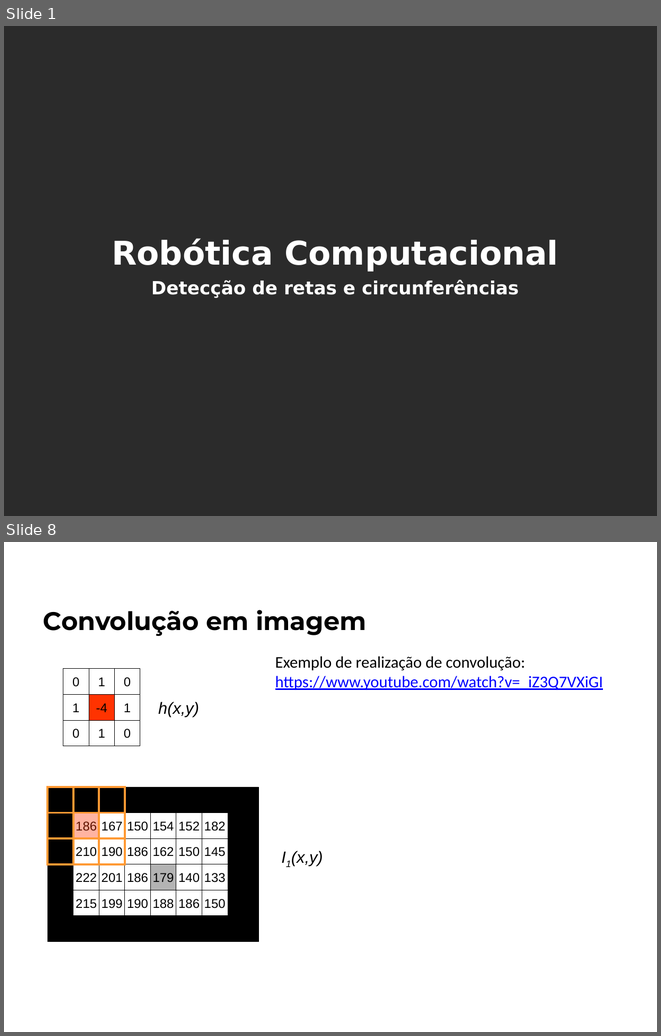
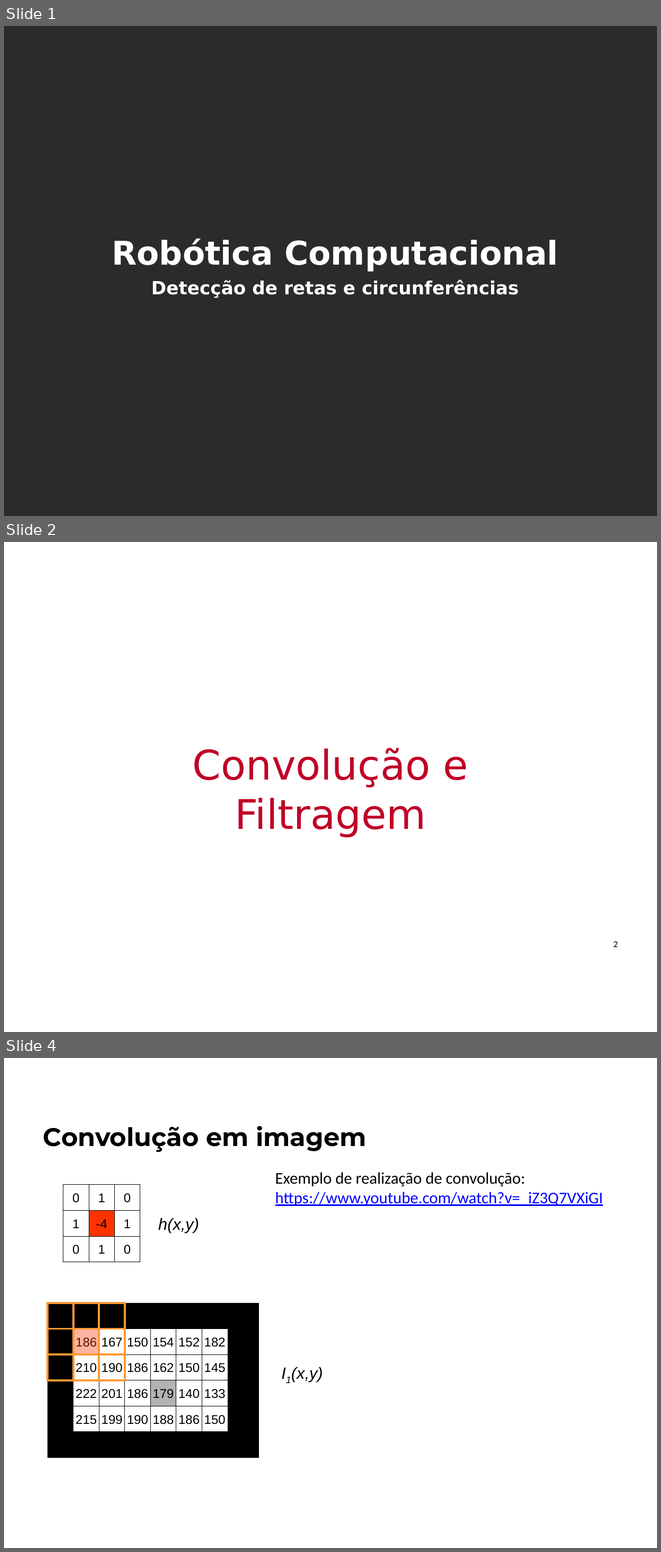
Before and after one commit to Insper/robotica-computacional, a slide deck: docs/modulos/03-visao/slides-1.pptx. Shown one above the other, each under a label of ours: slides 1 and 8 before the commit, slides 1, 2 and 4 after it; the slides between them are not shown. The pictures are 661x1036 and 661x1552 pixels, drawn with LibreOffice and Linux fonts; fonts in the diff are those of the drawing; background and template pictures are left out; a plain dark background stands for a picture behind light text. Boxes give left, top, right and bottom in pixels: in the first picture for what was removed or moved away, otherwise in the second. Text is boxed around its words. In the diff, an @@ line names an element or a change of style, - is before the commit and + after.

```diff
--- a/docs/modulos/03-visao/slides-1.pptx
+++ b/docs/modulos/03-visao/slides-1.pptx
@@ slide 2 added at <box>4,542,657,1032</box>, background picture (left out) @@
@@ title added at <box>192,748,468,837</box>, 45 pt, text #C00026 @@
+Convolução e Filtragem
@@ page number added at <box>614,941,618,947</box>, 10 pt, text #000000 @@
+2
@@ what was slide 8 is now slide 4 @@
```
Also in this commit, not shown: 1 slide changed, 3 other slides added, 5 slides removed.
